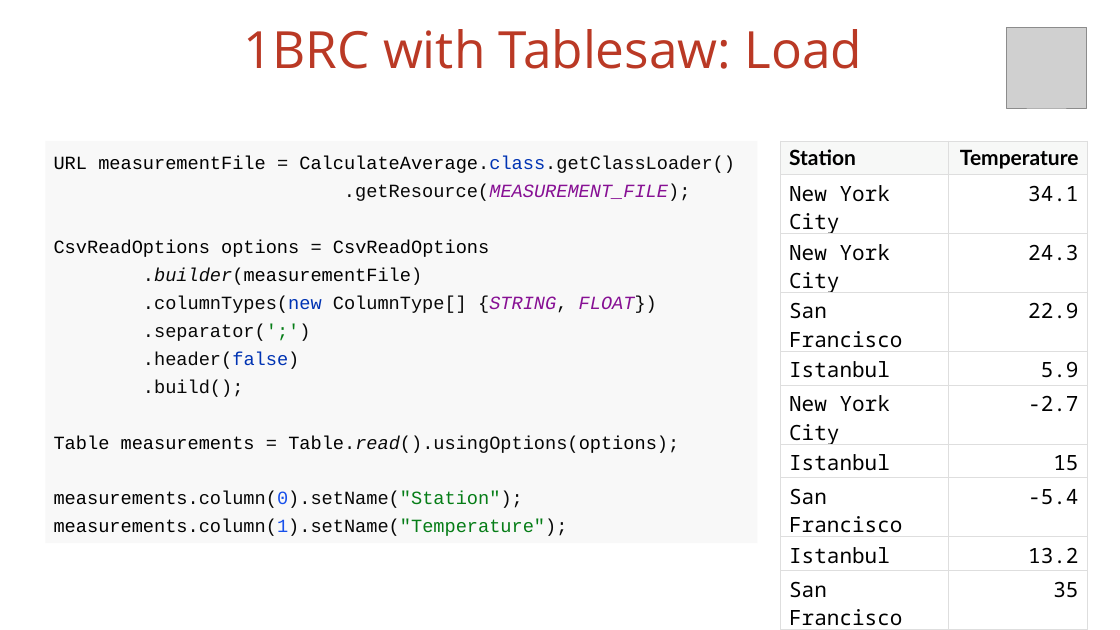
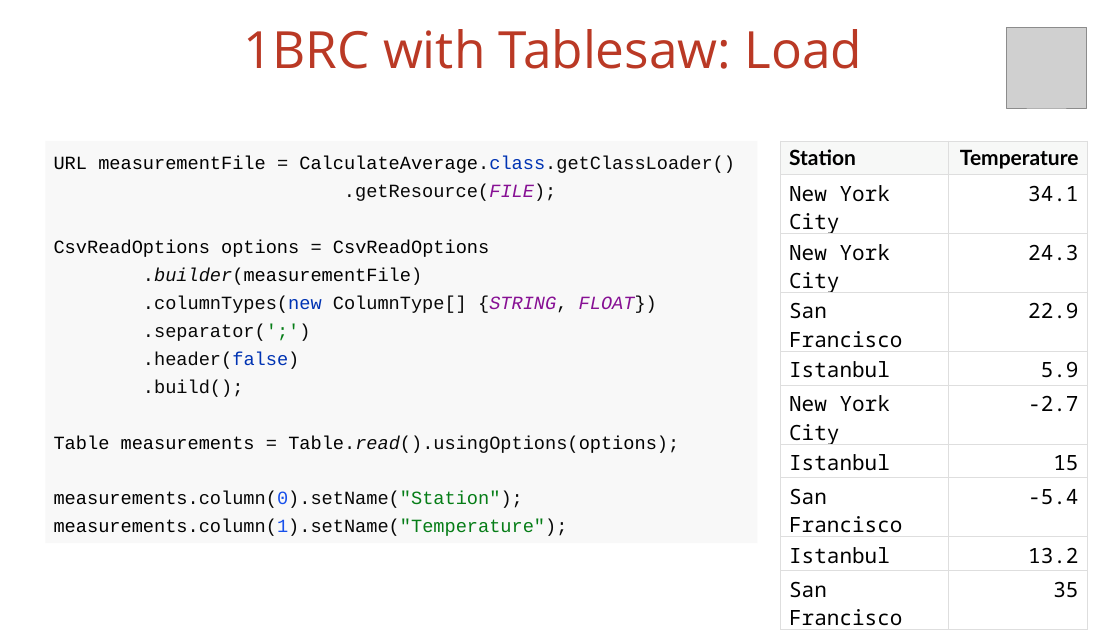
Before and after one commit to vmzakharov/missing-dataframe-talk, a slide deck: slide 21 of presentation/Missing_Dataframe_Long.pptx. Drawn at 1120x630 pixels with LibreOffice and Linux fonts; fonts in the diff are those of the drawing; grey boxes stand for pictures. Boxes give left, top, right and bottom in pixels: in the first picture for what was removed or moved away, otherwise in the second. Text is boxed around its words. In the diff, an @@ line names an element or a change of style, - is before the commit and + after.

Commit message:
updates slides

```diff
--- a/presentation/Missing_Dataframe_Long.pptx
+++ b/presentation/Missing_Dataframe_Long.pptx
@@ text in rectangle at box(54, 184, 679, 453): text changed @@
-.getResource(MEASUREMENT_FILE);
-CsvReadOptions options = CsvReadOptions
-.builder(measurementFile)
-.columnTypes(new ColumnType[] {STRING, FLOAT})
-.separator(';')
-.header(false)
-.build();
-Table measurements = Table.read().usingOptions(options);
+.getResource(FILE);
+CsvReadOptions options = CsvReadOptions
+.builder(measurementFile)
+.columnTypes(new ColumnType[] {STRING, FLOAT})
+.separator(';')
+.header(false)
+.build();
+Table measurements = Table.read().usingOptions(options);
```
Also in this commit, not shown: 7 other slides changed, 2 slides added, 1 slide removed, 1 other file.
